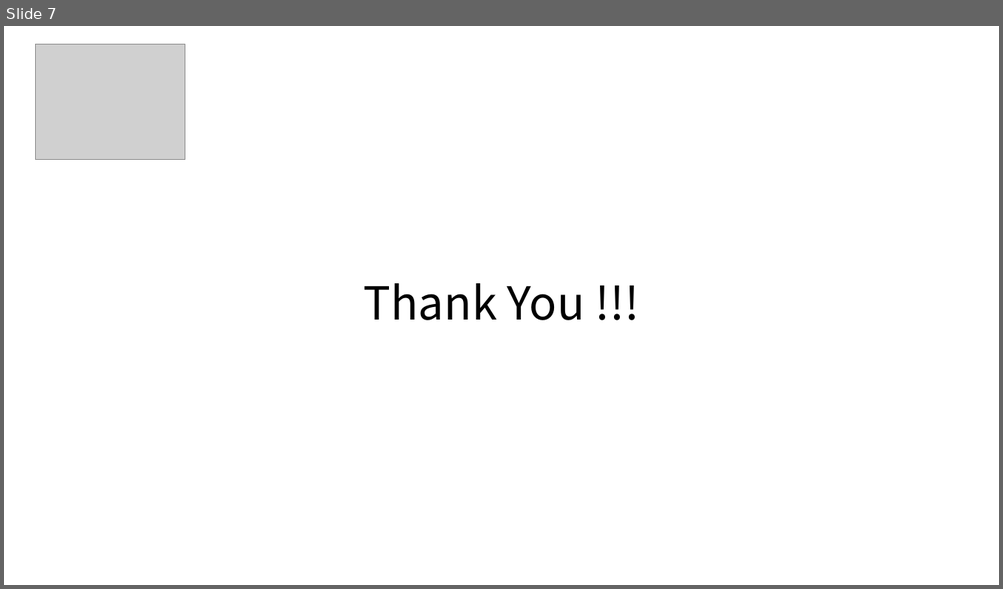
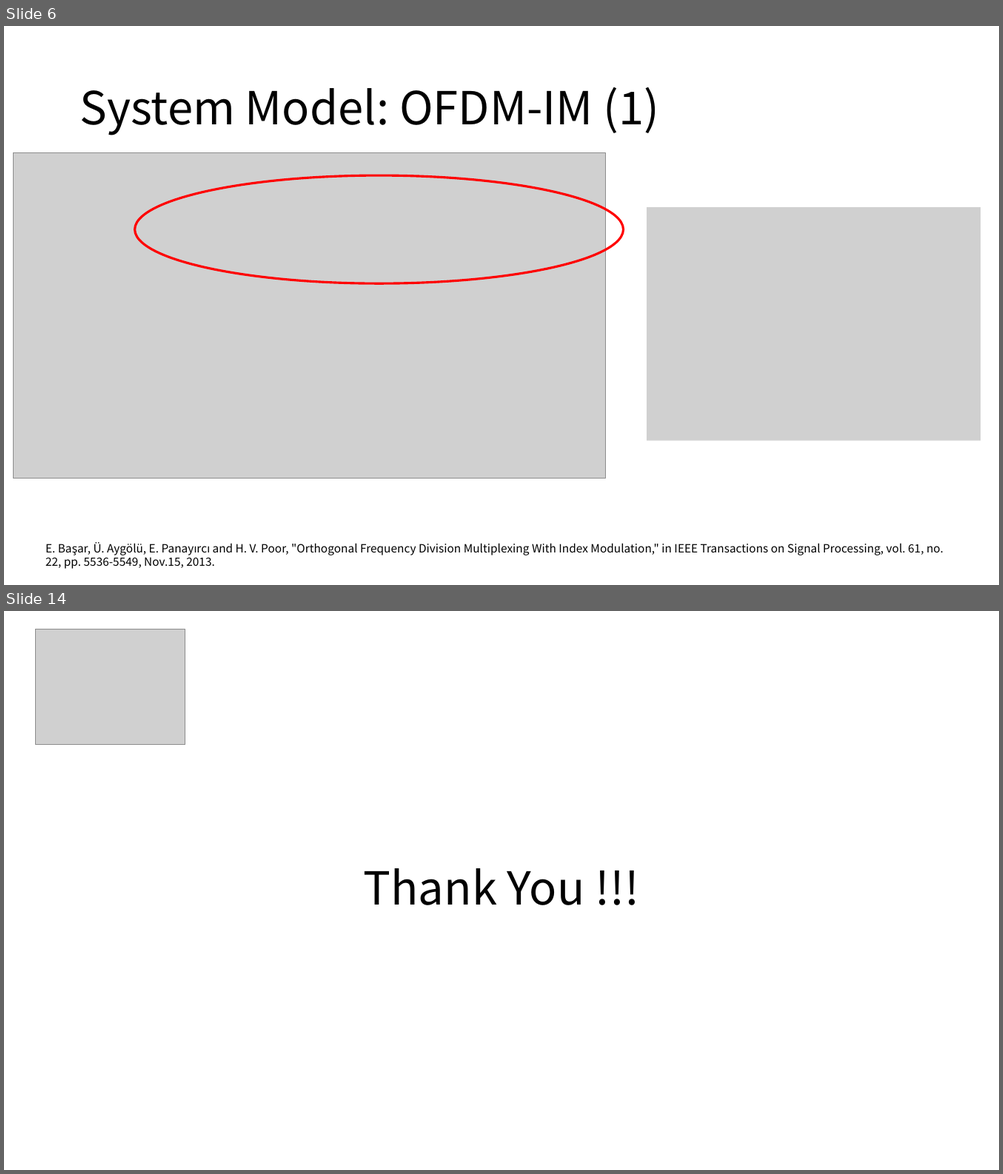
Before and after one commit to liuyuchen777/DET_Final, a slide deck: Deep Learning-Based Detector for OFDM-IM.pptx. Shown one above the other, each under a label of ours: slide 7 before the commit, slides 6 and 14 after it; the slides between them are not shown. The pictures are 1003x589 and 1003x1174 pixels, drawn with LibreOffice and Linux fonts; fonts in the diff are those of the drawing; grey boxes stand for pictures. Boxes give left, top, right and bottom in pixels: in the first picture for what was removed or moved away, otherwise in the second. Text is boxed around its words. In the diff, an @@ line names an element or a change of style, - is before the commit and + after.

```diff
--- a/Deep Learning-Based Detector for OFDM-IM.pptx
+++ b/Deep Learning-Based Detector for OFDM-IM.pptx
@@ slide 6 added at [4, 26, 999, 585], background #FFFFFF @@
@@ title added at [79, 87, 659, 136], 44 pt, text #000000 @@
+System Model: OFDM-IM (1)
@@ picture added at [13, 153, 606, 478] @@
@@ ellipse added at [134, 176, 623, 284], outline #FF0000 2.25 pt @@
@@ picture added at [646, 207, 980, 441] @@
@@ text added at [45, 543, 943, 569], 11 pt, text #000000 @@
+E. Başar, Ü. Aygölü, E. Panayırcı and H. V. Poor, "Orthogonal Frequency Division Multiplexing With Index Modulation," in IEEE Transactions on Signal Processing, vol. 61, no. 22, pp. 5536-5549, Nov.15, 2013.
@@ what was slide 7 is now slide 14 @@
```
Also in this commit, not shown: 4 slides changed, 8 other slides added, 2 slides removed.
